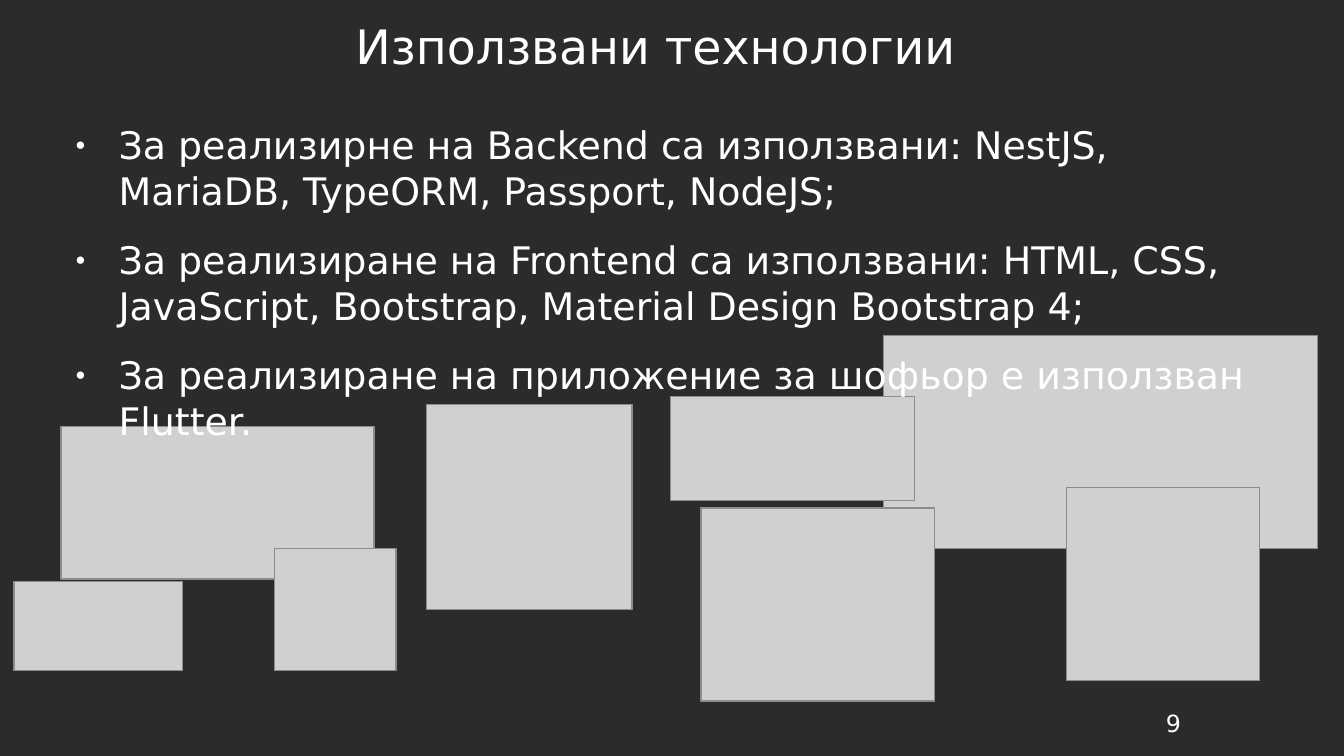
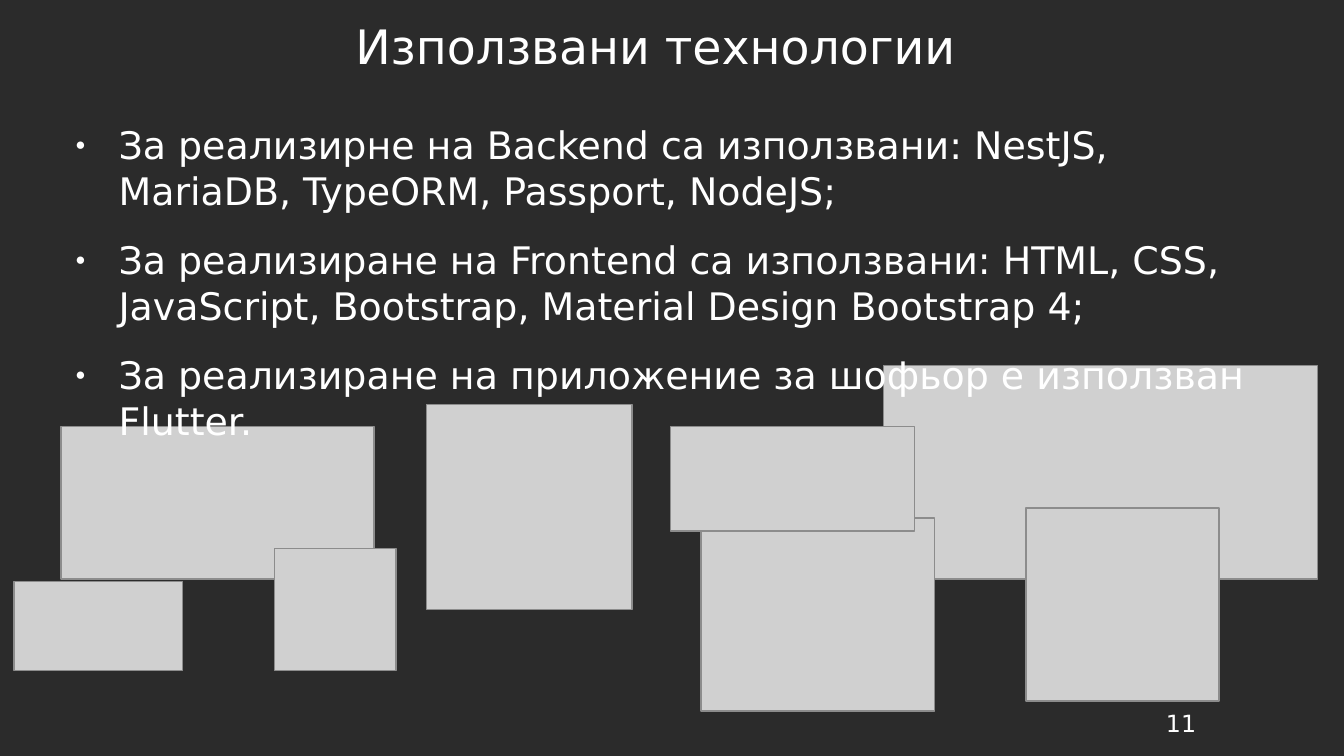
Before and after one commit to delyan-boychev/taxiZilla, a slide deck: slide 11 of documents/taxiZilla-Presentation.odp (slide 9 before the commit). Drawn at 1344x756 pixels with LibreOffice and Linux fonts; fonts in the diff are those of the drawing; grey boxes stand for pictures; background and template pictures are left out; a plain dark background stands for a picture behind light text. Boxes give left, top, right and bottom in pixels: in the first picture for what was removed or moved away, otherwise in the second. Text is boxed around its words. In the diff, an @@ line names an element or a change of style, - is before the commit and + after.

```diff
--- a/documents/taxiZilla-Presentation.odp
+++ b/documents/taxiZilla-Presentation.odp
@@ picture: place and size @@
-picture at bbox=[884, 335, 1318, 549]
+picture at bbox=[884, 366, 1318, 579]
@@ picture: place and size @@
-picture at bbox=[671, 396, 915, 501]
+picture at bbox=[671, 427, 915, 532]
@@ picture: place and size @@
-picture at bbox=[1067, 488, 1260, 681]
+picture at bbox=[1027, 509, 1220, 701]
@@ picture: place and size @@
-picture at bbox=[701, 509, 935, 701]
+picture at bbox=[701, 518, 935, 711]
@@ page number at bbox=[1166, 714, 1196, 732]: text changed @@
-9
+11
```
Also in this commit, not shown: 3 other slides changed, 4 slides added, 2 slides removed, 3 other files.
